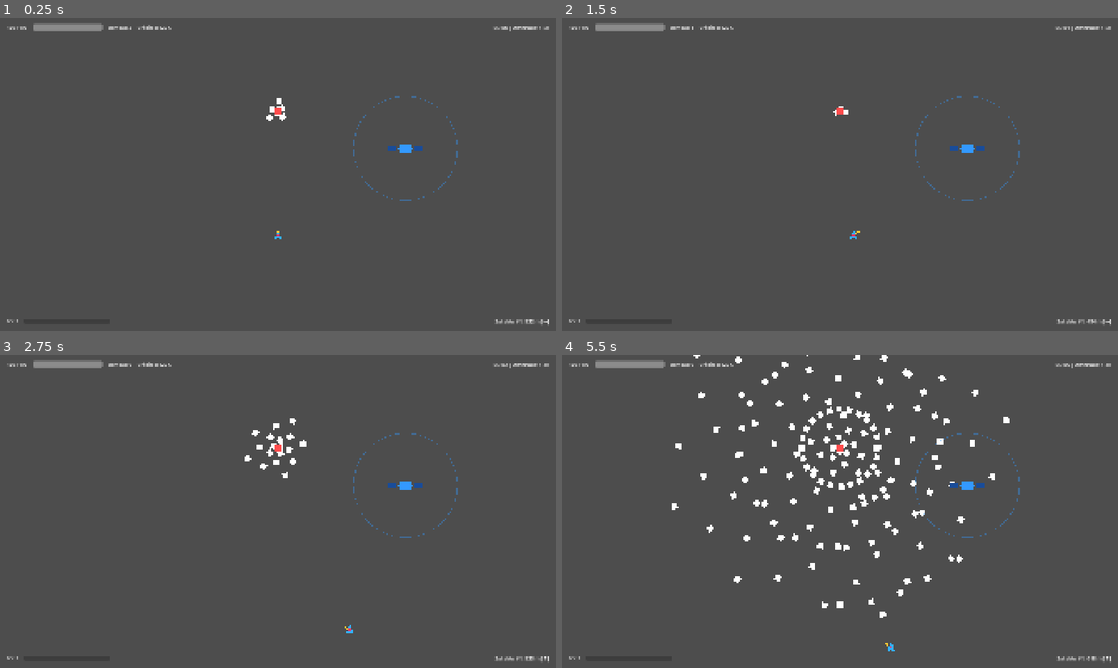
Above: before the commit, frames 1-4 (two rows, left to right).
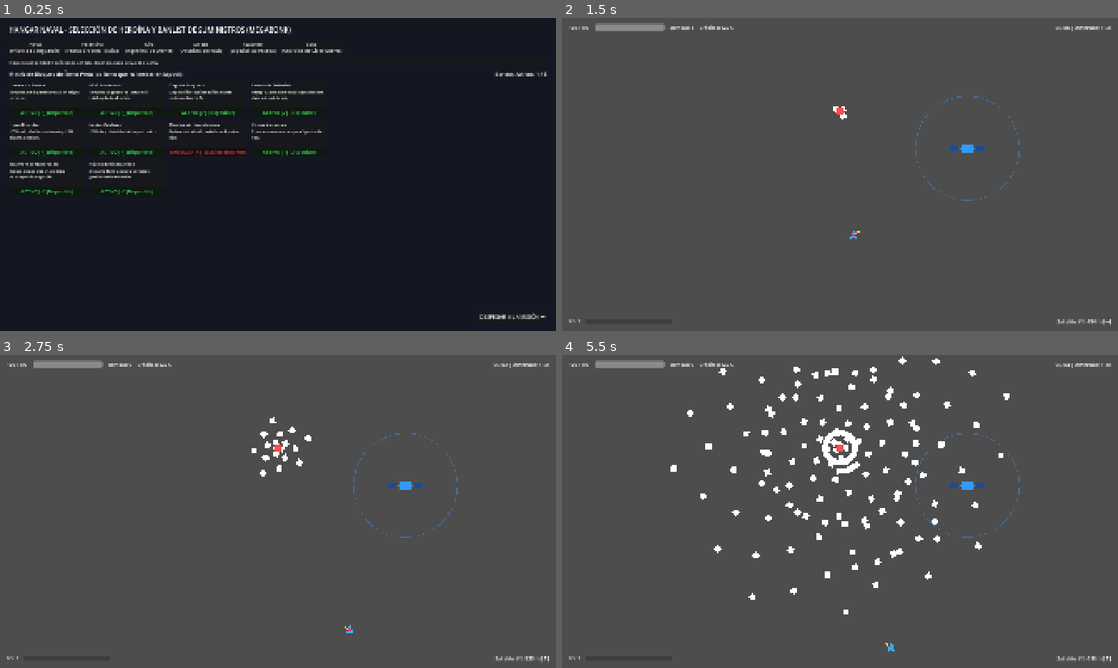
Above: after the commit, the same moments.

Repository: Ftleyell/astra-dream
Game: Godot game, scene res://scenes/ui/hangar_banlist_ui.tscn
The game is run twice, just before and just after one commit, with the same random seed, the same clock (stepped at 60 frames per second) and the same inputs. Before the commit the project starts from res://scenes/combat/main_game.tscn.
Inputs (mouse positions are in pixels of both pictures, inside the frame that each line leads up to):
- Up to frame 1 (0.25 s): no input
- Up to frame 2 (1.5 s): click (1073, 315) at 0.5 s, where only the run after the commit has a clickable "DESPEGAR A LA MISIÓN →"; move the mouse to (962, 158) at 1.27 s; hold D (move_right) from 1.28 s (still down); tap Space (bomb) at 1.35 s
- Up to frame 3 (2.75 s): move the mouse to (166, 527) at 2.02 s; release D (move_right) at 2.03 s; hold S (move_down) from 2.03 s (still down); tap Space (bomb) at 2.1 s
- Up to frame 4 (5.5 s): move the mouse to (895, 442) at 2.77 s; release S (move_down) at 2.78 s; hold D (move_right) 2.78-3.53 s; tap Shift (dash) at 2.85 s; tap Space (bomb) at 3.05, 3.8, 4.35, 5.1 s; move the mouse to (812, 574) at 3.52 s; hold W (move_up) 3.53-4.28 s; click (812, 574) at 3.6 s; move the mouse to (1006, 558) at 4.27 s; hold A (move_left) from 4.28 s (still down); move the mouse to (673, 464) at 5.02 s

The runs differ from the first frame. In frame 1, 99% of the frame differs, in the area x 0-100%, y 0-100%; in frame 2, less than 0.1%; in frame 3, 0.6%; in frame 4, 4.9%.

Commit message:
feat(hangar): implement Megabonk-style banlist UI, ItemPoolManager, and SaveManager persistence

Diff:
--- /dev/null
+++ b/core/autoloads/save_manager.gd
@@ -0,0 +1,100 @@
+class_name SaveManager
+extends Node
+
+const SAVE_PATH := "user://profile_data.json"
+const SCHEMA_VERSION := 1
+
+static func save_profile(unlocked_items: Array[StringName], character_bans: Dictionary, unlocked_chars: Array[StringName] = []) -> Error:
+	var file := FileAccess.open(SAVE_PATH, FileAccess.WRITE)
+	if not file:
+		return FileAccess.get_open_error()
+
+	var bans_serializable: Dictionary = {}
+	for char_id: StringName in character_bans.keys():
+		var bans: Array = character_bans[char_id]
+		var str_list: Array[String] = []
+		for item_id in bans:
+			str_list.append(String(item_id))
+		bans_serializable[String(char_id)] = str_list
+
+	var str_unlocked_items: Array[String] = []
+	for item_id in unlocked_items:
+		str_unlocked_items.append(String(item_id))
+
+	var str_unlocked_chars: Array[String] = []
+	for char_id in unlocked_chars:
+		str_unlocked_chars.append(String(char_id))
+
+	var payload := {
+		"version": SCHEMA_VERSION,
+		"unlocked_items": str_unlocked_items,
+		"unlocked_characters": str_unlocked_chars,
+		"character_banlists": bans_serializable
+	}
+
+	var json_str := JSON.stringify(payload, "\t")
+	file.store_string(json_str)
+	file.close()
+	return OK
+
+static func load_profile() -> Dictionary:
+	if not FileAccess.file_exists(SAVE_PATH):
+		return _get_default_profile()
+
+	var file := FileAccess.open(SAVE_PATH, FileAccess.READ)
+	if not file:
+		return _get_default_profile()
+
+	var json_str := file.get_as_text()
+	file.close()
+
+	var parser := JSON.new()
+	var err := parser.parse(json_str)
+	if err != OK:
+		push_error("Error parsing save file: %s" % parser.get_error_message())
+		return _get_default_profile()
+
+	var data: Dictionary = parser.data
+	return _clean_and_validate_data(data)
+
+static func _get_default_profile() -> Dictionary:
+	return {
+		"unlocked_items": [
+			&"ukulele", &"plasma_missile", &"bleed_dagger", &"energy_shield",
+			&"hyper_thruster", &"crit_lens", &"heavy_plating", &"vampiric_spark",
+			&"nanite_swarm", &"singularity_core"
+		] as Array[StringName],
+		"unlocked_characters": [
+			&"nova", &"valentina", &"kira", &"selene", &"roxy", &"echo"
+		] as Array[StringName],
+		"character_banlists": {
+			&"nova": [&"heavy_plating"] as Array[StringName],
+			&"valentina": [&"vampiric_spark"] as Array[StringName]
+		} as Dictionary
+	}
+
+static func _clean_and_validate_data(raw: Dictionary) -> Dictionary:
+	var cleaned := {
+		"unlocked_items": [] as Array[StringName],
+		"unlocked_characters": [] as Array[StringName],
+		"character_banlists": {} as Dictionary
+	}
+
+	if raw.has("unlocked_items"):
+		for item in raw["unlocked_items"]:
+			cleaned["unlocked_items"].append(StringName(item))
+
+	if raw.has("unlocked_characters"):
+		for ch in raw["unlocked_characters"]:
+			cleaned["unlocked_characters"].append(StringName(ch))
+	else:
+		cleaned["unlocked_characters"] = [&"nova", &"valentina", &"kira", &"selene", &"roxy", &"echo"]
+
+	if raw.has("character_banlists"):
+		for char_id in raw["character_banlists"].keys():
+			var bans: Array[StringName] = []
+			for b in raw["character_banlists"][char_id]:
+				bans.append(StringName(b))
+			cleaned["character_banlists"][StringName(char_id)] = bans
+
+	return cleaned
--- /dev/null
+++ b/core/types/item_pool_manager.gd
@@ -0,0 +1,76 @@
+class_name ItemPoolManager
+extends Node
+
+@export var master_catalog: Array[ItemData] = []
+
+var _active_pool: Array[ItemData] = []
+var _in_run_banished: Array[StringName] = []
+
+func _ready() -> void:
+	if master_catalog.is_empty():
+		_populate_default_catalog()
+
+func _populate_default_catalog() -> void:
+	var defs = [
+		{"id": &"ukulele", "name": "Ukelele de Plasma", "desc": "25% prob. de disparar rayos a 3 enemigos cercanos.", "rarity": Enums.Rarity.UNCOMMON, "tags": [&"electric", &"aoe"]},
+		{"id": &"plasma_missile", "name": "Misil Rastreador", "desc": "10% prob. al golpear de lanzar misil teledirigido de alto daño.", "rarity": Enums.Rarity.UNCOMMON, "tags": [&"explosive", &"homing"]},
+		{"id": &"bleed_dagger", "name": "Daga de Sangrado", "desc": "Golpes críticos aplican daño cortante continuo durante 3s.", "rarity": Enums.Rarity.COMMON, "tags": [&"bleed", &"crit"]},
+		{"id": &"energy_shield", "name": "Escudo de Deflexión", "desc": "Otorga 30 puntos de escudo que absorben daño antes de la vida.", "rarity": Enums.Rarity.COMMON, "tags": [&"shield", &"defense"]},
+		{"id": &"hyper_thruster", "name": "Hiper-Propulsor", "desc": "+15% velocidad de movimiento y +20% distancia de Dash.", "rarity": Enums.Rarity.COMMON, "tags": [&"mobility", &"speed"]},
+		{"id": &"crit_lens", "name": "Lentes Oculares", "desc": "+10% de probabilidad de impacto crítico.", "rarity": Enums.Rarity.COMMON, "tags": [&"crit", &"offense"]},
+		{"id": &"heavy_plating", "name": "Blindaje de Hiperaleación", "desc": "Reduce todo el daño recibido en 4 puntos fijos.", "rarity": Enums.Rarity.RARE, "tags": [&"defense", &"armor"]},
+		{"id": &"vampiric_spark", "name": "Chispa Vampírica", "desc": "Eliminar monstruos recupera 3 puntos de vida.", "rarity": Enums.Rarity.UNCOMMON, "tags": [&"heal", &"sustain"]},
+		{"id": &"nanite_swarm", "name": "Enjambre de Nanorobots", "desc": "2 micro-drones orbitan alrededor interceptando proyectiles.", "rarity": Enums.Rarity.RARE, "tags": [&"drone", &"defense"]},
+		{"id": &"singularity_core", "name": "Núcleo de Singularidad", "desc": "Al usar la Bomba, genera un vórtice gravitacional destructivo.", "rarity": Enums.Rarity.EPIC, "tags": [&"void", &"bomb"]}
+	]
+	for d in defs:
+		var it := ItemData.new()
+		it.item_id = d["id"]
+		it.item_name = d["name"]
+		it.description = d["desc"]
+		it.rarity = d["rarity"]
+		var item_tags: Array[StringName] = []
+		for t in d["tags"]:
+			item_tags.append(StringName(t))
+		it.tags = item_tags
+		master_catalog.append(it)
+
+func rebuild_run_pool(character: CharacterData, unlocked_items: Array[StringName], player_banned_ids: Array[StringName]) -> void:
+	_active_pool.clear()
+	_in_run_banished.clear()
+
+	for item in master_catalog:
+		# Filtro 1: Meta-progreso
+		if not unlocked_items.has(item.item_id):
+			continue
+
+		# Filtro 2: Restricciones de clase / personaje
+		if character and character.inherent_item_banlist.has(item.item_id):
+			continue
+		if character:
+			var has_banned_tag := false
+			for t in item.tags:
+				if character.banned_tags.has(t):
+					has_banned_tag = true
+					break
+			if has_banned_tag:
+				continue
+
+		# Filtro 3: Banlist de Megabonk seleccionada por el jugador
+		if player_banned_ids.has(item.item_id):
+			continue
+
+		_active_pool.append(item)
+
+func get_active_pool() -> Array[ItemData]:
+	return _active_pool
+
+func roll_item(rarity_filter: Enums.Rarity = -1 as Enums.Rarity) -> ItemData:
+	var eligible: Array[ItemData] = []
+	for item in _active_pool:
+		if rarity_filter == -1 or item.rarity == rarity_filter:
+			eligible.append(item)
+
+	if eligible.is_empty():
+		return _active_pool.pick_random() if not _active_pool.is_empty() else null
+	return eligible.pick_random()
--- a/project.godot
+++ b/project.godot
@@ -9,7 +9,7 @@
 config/name="Astra Dream"
 config/description="Roguelite Danmaku Arena Shooter with Visual Novel Storytelling"
 config/version="0.1.0"
-run/main_scene="res://scenes/combat/main_game.tscn"
+run/main_scene="res://scenes/ui/hangar_banlist_ui.tscn"
 config/features=PackedStringArray("4.3", "Mobile")
 
 [display]
--- a/scenes/combat/satellite/satellite_shop.gd
+++ b/scenes/combat/satellite/satellite_shop.gd
@@ -43,10 +43,12 @@
 	current_credits = credits
 	_update_credits_display()
 	_roll_shop_items()
+	get_tree().paused = true
 	show()
 
 func close_shop() -> void:
 	hide()
+	get_tree().paused = false
 	shop_closed.emit()
 
 func _update_credits_display() -> void:
--- /dev/null
+++ b/scenes/ui/hangar_banlist_ui.gd
@@ -0,0 +1,128 @@
+class_name HangarBanlistUI
+extends Control
+
+signal launch_run_requested(character_id: StringName, banned_items: Array[StringName])
+
+const MAX_BANS: int = 5
+
+var current_character_id: StringName = &"nova"
+var profile_data: Dictionary = {}
+var item_pool_manager: ItemPoolManager = ItemPoolManager.new()
+
+@onready var char_buttons_container: HBoxContainer = $VBoxContainer/CharSelectRow
+@onready var char_desc_label: Label = $VBoxContainer/CharInfoPanel/CharDesc
+@onready var ban_counter_label: Label = $VBoxContainer/BanlistHeader/BanCounterLabel
+@onready var items_grid: GridContainer = $VBoxContainer/ItemsScroll/ItemsGrid
+@onready var launch_button: Button = $VBoxContainer/BottomBar/LaunchButton
+
+var character_roster = {
+	&"nova": {"name": "Nova", "title": "Piloto de Vanguardia", "desc": "Alta movilidad y daño ígneo a media distancia. Capa activa de plasma."},
+	&"valentina": {"name": "Valentina", "title": "Francotiradora Táctica", "desc": "Daño crítico perforante a larga distancia. Mono-láseres de telemetría."},
+	&"kira": {"name": "Kira", "title": "Ingeniera de Drones", "desc": "Control de área con munición de racimo y nano-drones automáticos."},
+	&"selene": {"name": "Selene", "title": "Ocultista del Vacío", "desc": "Singularidades gravitatorias que ralentizan balas enemigas y atraen EXP."},
+	&"roxy": {"name": "Roxanne", "title": "Especialista Pesada", "desc": "Escopeta sísmica de alta metralla con escudo cinético frontal."},
+	&"echo": {"name": "Echo", "title": "Androide de Ciber-Guerra", "desc": "Transmisión de virus de latencia que salta entre enemigos."}
+}
+
+func _ready() -> void:
+	add_child(item_pool_manager)
+	profile_data = SaveManager.load_profile()
+	_setup_character_buttons()
+	_select_character(&"nova")
+	launch_button.pressed.connect(_on_launch_pressed)
+
+func _setup_character_buttons() -> void:
+	for child in char_buttons_container.get_children():
+		child.queue_free()
+
+	for char_id in character_roster.keys():
+		var info: Dictionary = character_roster[char_id]
+		var btn := Button.new()
+		btn.text = "%s\n(%s)" % [info["name"], info["title"]]
+		btn.custom_minimum_size = Vector2(140, 50)
+		btn.pressed.connect(func(): _select_character(char_id))
+		char_buttons_container.add_child(btn)
+
+func _select_character(char_id: StringName) -> void:
+	current_character_id = char_id
+	var info: Dictionary = character_roster[char_id]
+	char_desc_label.text = "%s: %s" % [info["name"], info["desc"]]
+	_refresh_banlist_ui()
+
+func _get_current_character_bans() -> Array[StringName]:
+	var bans_dict: Dictionary = profile_data.get("character_banlists", {})
+	if bans_dict.has(current_character_id):
+		return bans_dict[current_character_id]
+	return []
+
+func _refresh_banlist_ui() -> void:
+	for child in items_grid.get_children():
+		child.queue_free()
+
+	var active_bans: Array[StringName] = _get_current_character_bans()
+	ban_counter_label.text = "Baneos Activos: %d / %d" % [active_bans.size(), MAX_BANS]
+
+	for item: ItemData in item_pool_manager.master_catalog:
+		var is_banned: bool = active_bans.has(item.item_id)
+		var card := _create_item_ban_card(item, is_banned, active_bans)
+		items_grid.add_child(card)
+
+func _create_item_ban_card(item: ItemData, is_banned: bool, active_bans: Array[StringName]) -> Control:
+	var panel := PanelContainer.new()
+	panel.custom_minimum_size = Vector2(260, 120)
+
+	var vbox := VBoxContainer.new()
+	vbox.set("theme_override_constants/separation", 6)
+
+	var name_lbl := Label.new()
+	name_lbl.text = item.item_name
+	name_lbl.add_theme_font_size_override("font_size", 14)
+
+	var desc_lbl := Label.new()
+	desc_lbl.text = item.description
+	desc_lbl.autowrap_mode = TextServer.AUTOWRAP_WORD
+	desc_lbl.size_flags_vertical = Control.SIZE_EXPAND_FILL
+	desc_lbl.add_theme_font_size_override("font_size", 12)
+
+	var toggle_btn := Button.new()
+	if is_banned:
+		toggle_btn.text = "BANEADO [✗] (Excluido de la Run)"
+		toggle_btn.modulate = Color(1.0, 0.3, 0.3)
+	else:
+		toggle_btn.text = "ACTIVO [✓] (Disponible)"
+		toggle_btn.modulate = Color(0.3, 1.0, 0.4)
+
+	toggle_btn.pressed.connect(func():
+		var bans: Array[StringName] = _get_current_character_bans()
+		if bans.has(item.item_id):
+			bans.erase(item.item_id)
+		else:
+			if bans.size() < MAX_BANS:
+				bans.append(item.item_id)
+			else:
+				# Límite alcanzado
+				return
+
+		if not profile_data.has("character_banlists"):
+			profile_data["character_banlists"] = {}
+		profile_data["character_banlists"][current_character_id] = bans
+
+		SaveManager.save_profile(
+			profile_data["unlocked_items"],
+			profile_data["character_banlists"],
+			profile_data["unlocked_characters"]
+		)
+		_refresh_banlist_ui()
+	)
+
+	vbox.add_child(name_lbl)
+	vbox.add_child(desc_lbl)
+	vbox.add_child(toggle_btn)
+	panel.add_child(vbox)
+	return panel
+
+func _on_launch_pressed() -> void:
+	var bans: Array[StringName] = _get_current_character_bans()
+	launch_run_requested.emit(current_character_id, bans)
+	# Cargar escena principal de combate
+	get_tree().change_scene_to_file("res://scenes/combat/main_game.tscn")
--- /dev/null
+++ b/scenes/ui/hangar_banlist_ui.tscn
@@ -0,0 +1,87 @@
+[gd_scene load_steps=2 format=3 uid="uid://dkn7h201l894"]
+
+[ext_resource type="Script" path="res://scenes/ui/hangar_banlist_ui.gd" id="1_hangar"]
+
+[node name="HangarBanlistUI" type="Control"]
+layout_mode = 3
+anchors_preset = 15
+anchor_right = 1.0
+anchor_bottom = 1.0
+grow_horizontal = 2
+grow_vertical = 2
+script = ExtResource("1_hangar")
+
+[node name="Background" type="ColorRect" parent="."]
+layout_mode = 1
+anchors_preset = 15
+anchor_right = 1.0
+anchor_bottom = 1.0
+grow_horizontal = 2
+grow_vertical = 2
+color = Color(0.08, 0.09, 0.13, 1)
+
+[node name="VBoxContainer" type="VBoxContainer" parent="."]
+layout_mode = 1
+anchors_preset = 15
+anchor_right = 1.0
+anchor_bottom = 1.0
+offset_left = 32.0
+offset_top = 24.0
+offset_right = -32.0
+offset_bottom = -24.0
+grow_horizontal = 2
+grow_vertical = 2
+theme_override_constants/separation = 16
+
+[node name="HeaderLabel" type="Label" parent="VBoxContainer"]
+layout_mode = 2
+theme_override_font_sizes/font_size = 24
+text = "HANGAR NAVAL - SELECCIÓN DE HEROÍNA Y BANLIST DE SUMINISTROS (MEGABONK)"
+
+[node name="CharSelectRow" type="HBoxContainer" parent="VBoxContainer"]
+layout_mode = 2
+theme_override_constants/separation = 12
+
+[node name="CharInfoPanel" type="PanelContainer" parent="VBoxContainer"]
+layout_mode = 2
+
+[node name="CharDesc" type="Label" parent="VBoxContainer/CharInfoPanel"]
+layout_mode = 2
+theme_override_font_sizes/font_size = 14
+text = "Descripción del personaje seleccionado..."
+
+[node name="BanlistHeader" type="HBoxContainer" parent="VBoxContainer"]
+layout_mode = 2
+
+[node name="Title" type="Label" parent="VBoxContainer/BanlistHeader"]
+layout_mode = 2
+size_flags_horizontal = 3
+theme_override_font_sizes/font_size = 18
+text = "Matriz de Bloqueo de Ítems (Veta los ítems que no deseas en la pool):"
+
+[node name="BanCounterLabel" type="Label" parent="VBoxContainer/BanlistHeader"]
+layout_mode = 2
+theme_override_font_sizes/font_size = 18
+text = "Baneos Activos: 0 / 5"
+
+[node name="ItemsScroll" type="ScrollContainer" parent="VBoxContainer"]
+layout_mode = 2
+size_flags_vertical = 3
+
+[node name="ItemsGrid" type="GridContainer" parent="VBoxContainer/ItemsScroll"]
+layout_mode = 2
+size_flags_horizontal = 3
+size_flags_vertical = 3
+theme_override_constants/h_separation = 16
+theme_override_constants/v_separation = 16
+columns = 4
+
+[node name="BottomBar" type="HBoxContainer" parent="VBoxContainer"]
+layout_mode = 2
+alignment = 2
+
+[node name="LaunchButton" type="Button" parent="VBoxContainer/BottomBar"]
+custom_minimum_size = Vector2(240, 50)
+layout_mode = 2
+theme_override_font_sizes/font_size = 18
+text = "DESPEGAR A LA MISIÓN →"
Not shown, added: core/autoloads/save_manager.gd.uid
Not shown, added: core/types/item_pool_manager.gd.uid
Not shown, added: scenes/ui/hangar_banlist_ui.gd.uid
